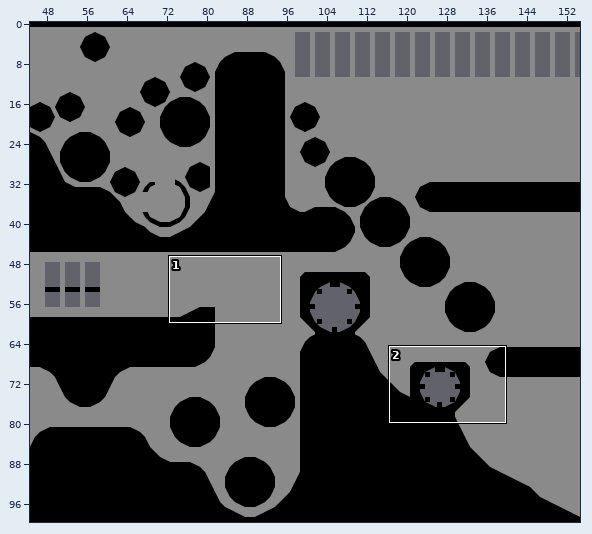
Two versions of a level (Tiled map (JSON), app/assets/map/pixel-hill-zone.json). Above: a wide view before the commit, with the close-up outlined.
Close-up. Old version:
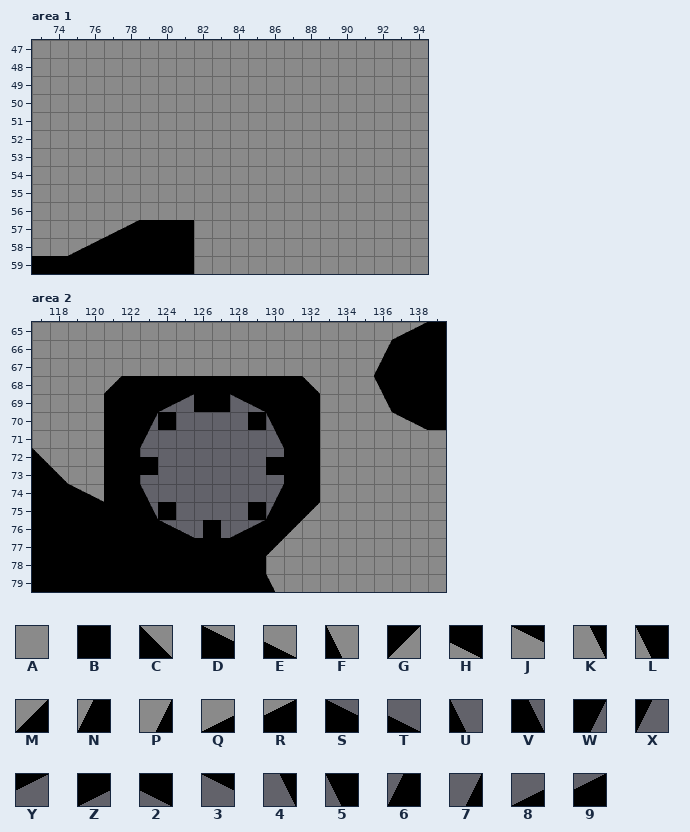
Cells are 32x32 px. Shown: area 1 x 73..94, y 47..59; area 2 x 117..139, y 65..79. The commit also changed other parts of the map, which this record leaves out.
Key: from "testTiles2": A 0, B 1, C 2, D 3, E 4, F 5, G 9, H 17, J 18, K 19, L 20, M 23, N 24, P 25, Q 26, R 27, S 31, T 32, U 33, V 34, W 38, X 39, Y 40, Z 41, 2 45, 3 46, 4 47, 5 48, 6 52, 7 53, 8 54, 9 55.
_ is an empty cell, # one hidden under a higher layer.
Objects are placed by their top-left corner, in cells (3,4 is the top-left corner of cell 3,4); size is 1x1 cell unless given.
Layers that did not change in this view are not listed.
Layer "Base" before, area 1, first column x 73:
47 AAAAAAAAAAAAAAAAAAAAAA
48 AAAAAAAAAAAAAAAAAAAAAA
49 AAAAAAAAAAAAAAAAAAAAAA
50 AAAAAAAAAAAAAAAAAAAAAA
51 AAAAAAAAAAAAAAAAAAAAAA
52 AAAAAAAAAAAAAAAAAAAAAA
53 AAAAAAAAAAAAAAAAAAAAAA
54 AAAAAAAAAAAAAAAAAAAAAA
55 AAAAAAAAAAAAAAAAAAAAAA
56 AAAAAAAAAAAAAAAAAAAAAA
57 AAAAQRBBBAAAAAAAAAAAAA
58 AAQRBBBBBAAAAAAAAAAAAA
59 BBBBBBBBBAAAAAAAAAAAAA
Layer "Base" before, area 2, first column x 117:
65 AAAAAAAAAAAAAAAAAAAAQRB
66 AAAAAAAAAAAAAAAAAAAPBBB
67 AAAAAAAAAAAAAAAAAAANBBB
68 AAAA############AAALBBB
69 AAAA###______###AAAKBBB
70 AAAA##________##AAAAJHB
71 AAAA##________##AAAAAAA
72 CAAA##________##AAAAAAA
73 BCAA##________##AAAAAAA
74 BBDE##________##AAAAAAA
75 BBBB##________##AAAAAAA
76 BBBBBB#ST____##AAAAAAAA
77 BBBBBBBB######AAAAAAAAA
78 BBBBBBBBBBB##AAAAAAAAAA
79 BBBBBBBBBBBBBFAAAAAAAAA
Layer "Layer A" before, area 2, first column x 117:
65 _______________________
66 _______________________
67 _______________________
68 ____MBBBB##____________
69 ____BBBZY______________
70 ____BBW________________
71 ____BBX________________
72 ____BB_________________
73 ____BB_________________
74 ____BBU________________
75 ____BBV________________
76 ______BST______________
77 ________B______________
78 _______________________
79 _______________________
Layer "Layer B" before, area 2, first column x 117:
65 _______________________
66 _______________________
67 _______________________
68 _________BBBBBBC_______
69 ___________32BBB_______
70 _____________5BB_______
71 _____________4BB_______
72 ______________BB_______
73 ______________BB_______
74 _____________7BB_______
75 _____________6BG_______
76 ___________89BG________
77 _________BBBBG_________
78 ___________BB__________
79 _______________________
Objects on layer "objects" before, area 2:
B "layer-switch" at 127,69
B "coin" at 126.5,69
B "layer-switch" at 126,69
B "coin" at 129,70
B "coin" at 124,70
B "layer-switch" at 120,72
B "coin" at 130,72.5
B "coin" at 123,72.5
B "layer-switch" at 120,73
B "layer-switch" at 120,74
B "coin" at 129,75
B "coin" at 124,75
B "layer-switch" at 132,76
B "coin" at 126.5,76
B "layer-switch" at 131,77
B "layer-switch" at 130,78
Now the later version:
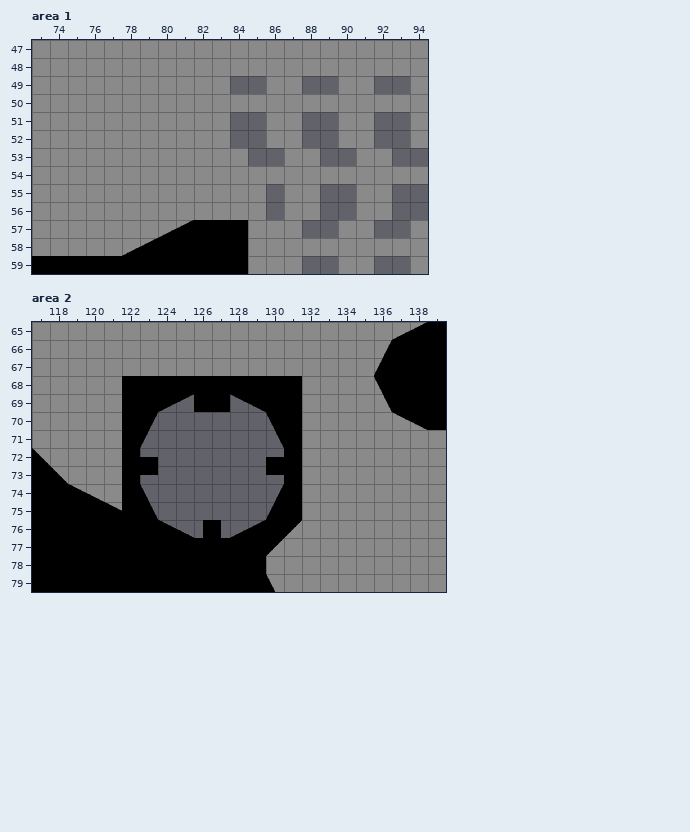
Difference:
Layer "Base", area 1:
y 49: x 84..85 AA -> __; x 88..89 AA -> __; x 92..93 AA -> __
y 51..52: x 84..85 AA -> __; x 88..89 AA -> __; x 92..93 AA -> __
y 53: x 85..86 AA -> __; x 89..90 AA -> __; x 93..94 AA -> __
y 55..56: x 86 A -> _; x 89..90 AA -> __; x 93..94 AA -> __
y 57: x 77..84 QRBBBAAA -> AAAQRBBB; x 88..89 AA -> __; x 92..93 AA -> __
y 58: x 75..79 QRBBB -> AAAQR; x 82..84 AAA -> BBB
y 59: x 82..84 AAA -> BBB; x 88..89 AA -> __; x 92..93 AA -> __
Layer "objects", area 2:
changed: B "layer-switch" at 120,73 -> B "layer-switch" at 121,73
changed: B "layer-switch" at 120,74 -> B "layer-switch" at 121,74
removed: B "coin" at 129,70
removed: B "coin" at 124,70
removed: B "coin" at 129,75
removed: B "coin" at 124,75
Layer "Base", area 2:
y 68..70: x 121 # -> A; x 132 # -> A
y 71..74: x 132 # -> A
Layer "Layer A", area 2:
y 68: x 121 M -> _
y 69..75: x 121 B -> _
Layer "Layer B", area 2:
y 68: x 132 C -> _
y 69..74: x 132 B -> _
y 75: x 132 G -> _
